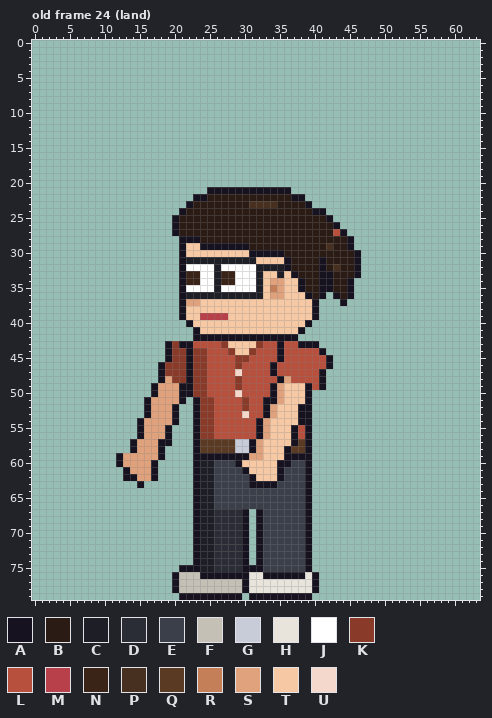
File history of a pixel-art file, sprites/clients/client_designer_b_left_anim.aseprite. Above, as it was before the edit.
64x80 pixels, 123 frames. Colours within 5 levels of each other are drawn and written as one. Shown: old frame 24 (land). The commit also changed other frames, which this record leaves out.
Visible layers, top first: "Arm Top", "Glasses", "Hair", "Face", "Watch", "Near Arm", "Collar", "Belt", "Shirt", "Body", "Back Arm", "Pants", "Shoes".
Palette (. is transparent): A #17121f  B #2a1c14  C #1e1e26  D #2a2d36  E #3a3f4a  F #c4c0b6  G #c8ccd8  H #e8e4dc  J #ffffff  K #8a3a28  L #b8503e  M #b8404a  N #3a2418  P #47301f  Q #5a3a22  R #c47e58  S #e0a27c  T #f6c9a4  U #f4d8cc
Pixels before, old frame 24 (land) (only the part around the change), first column x 3:
 9 ............................................................
10 ............................................................
11 ............................................................
12 ............................................................
13 ............................................................
14 ............................................................
15 ............................................................
16 ............................................................
17 ............................................................
18 ............................................................
19 ............................................................
20 ............................................................
21 ......................AAAAAAAAAAAA..........................
22 ....................AABBBBBBBBBBBBAA........................
23 ...................ABBBBBBBBPPPPBBBBA.......................
24 ..................ABBBBBBBBBBBBBBBBBBAA.....................
25 .................ABBBBBBBBBBBBBBBBBBBBBA....................
26 .................ABBBBBBBBBBBBBBBBBBBBBBA...................
27 .................ABBBBBBBBBBBBBBBBBBBBBBLA..................
28 ..................AAABBBBBBBBBBBBBBBBBBBBBA.................
29 ..................ATTAAAAAAABBBBBBBBBBBPBBA.................
30 ..................ATTTTTTTTTAAAAABBBBBBBBBBA................
31 ..................ACCCCCCCCCCTTTTABBBBABBBBA................
32 ..................AJJJJCJJJJJCCCCABBBBABPBBA................
33 ..................ANNJJCNNJJJCTTCTABBBAABBBA................
34 ..................ANNJJCNNJJJCTSSTTABBAABBA.................
35 ..................AJJJJCJJJJJCTRSTTABBAABBA.................
36 ..................ACCCCCCCCCCCTSSTTTABA.ABA.................
37 ..................ASSTTTTTTTTTTTTTTTTA...A..................
38 ..................ATTTTTTTTTTTTTTTTTTA......................
39 ..................ATTMMMMTTTTTTTTTTTTA......................
40 ...................ATTTTTTTTTTTTTTTTA.......................
41 ....................ATTTTTTTTTTTTTTA........................
42 ....................AAAAAAAAAAAAAAA.........................
43 ................AKAALLLLKTTTTKLLALLAAA......................
44 ................AKKAKKLLLKTTKLLLALLLLLA.....................
45 ................AKKAKKLLLLKKLLLLALLLLLLA....................
46 ...............AKKKAKKLLLLKLLLLALLLLLLLA....................
47 ...............AKKKAKKLLLLULLLLALLLLLLA.....................
48 ...............ASKKAKKLLLLKLLLLLASLLLLA.....................
49 ..............ASSSAAKKLLLLKLLLLASTTTALA.....................
50 ..............ASSSAAKKLLLLULLLLASTTTA.......................
51 .............ASSSSA.AKKLLLLKLLAASTTTA.......................
52 .............ASSSA..AKKLLLLKLLASTTTAA.......................
53 .............ASSSA..AKKLLLLULLASTTTAA.......................
54 ............ASSSSA..AKKLLLLLLASTTTTAA.......................
55 ............ASSSA...AKKLLLLLLASTTTALA.......................
56 ............ASSSA...AKKLLLLLLASTTTALA.......................
57 ...........ASSSAA...AQQQQQGGASTTTTAQA.......................
58 ...........ASSSA....AQQQQQGGASTTTAQQA.......................
59 .........ASSSSSA....AAAAAAAASSTTTAAAA.......................
60 .........ASSSSA.....ACCEEEATTTTTAAEEA.......................
61 ..........ASSSA.....ACCEEEEATTTTAEEEA.......................
62 ..........AASSA.....ACCEEEEEATTTAEEEA.......................
63 ............A.......ACCEEEEEAAAAEEEEA.......................
64 ....................ACCEEEEEEEEEEEEEA.......................
65 ....................ACCEEEEEEEEEEEEEA.......................
66 ....................ACCEEEEEEEEEEEEEA.......................
67 ....................ACCDDDDA.AEEEEEEA.......................
68 ....................ACCDDDDA.AEEEEEEA.......................
69 ....................ACCDDDDA.AEEEEEEA.......................
70 ....................ACCDDDDA.AEEEEEEA.......................
71 ....................ACCDDDDA.AEEEEEEA.......................
72 ....................ACCDDDDA.AEEEEEEA.......................
73 ....................ACCDDDDA.AEEEEEEA.......................
74 ....................ACCDDDDA.AEEEEEEA.......................
75 ..................AAACCDDDDAAAEEEEEEA.......................
76 .................AFFFAAAAAAAHHAAAAAAHA......................
And afterwards:
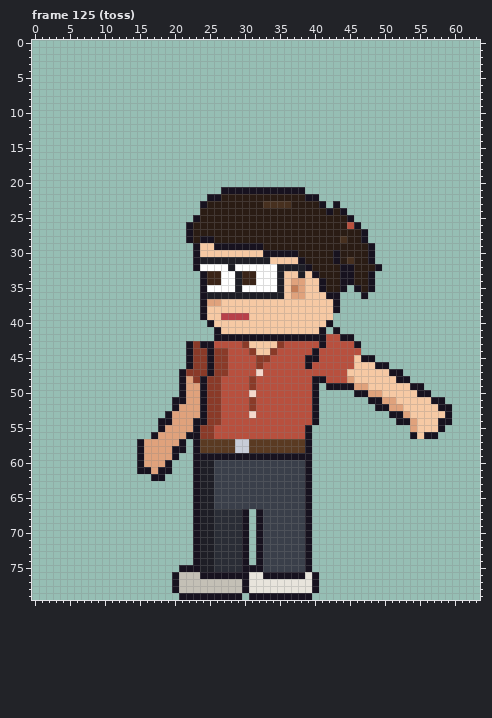
A new or re-ordered frame is compared with the old frame closest to it.
Diff:
frames 123 -> 129
Frame 125 (toss) is new; against old frame 24 (land):
y 21: x 25..26 AA -> ..; x 37..38 .. -> AA
y 22: x 23..26 AABB -> ..AA; x 37..40 AA.. -> BBAA
y 23: x 22..24 ABB -> ..A; x 31..32 PP -> BB; x 35..36 BB -> PP; x 39..41 A.. -> BBA; x 43 . -> A
y 24: x 21..23 ABB -> ...; x 40..44 AA... -> BBABA
y 25: x 20..23 ABBB -> ...A; x 42..45 A... -> BBBA
y 26: x 20..22 ABB -> ..A; x 43..46 A... -> BBLA
y 27: x 20..22 ABB -> ..A; x 43..47 LA... -> BBBBA
y 28: x 21 A -> .; x 23..25 ABB -> BAA; x 44..47 BA.. -> PBBA
y 29: x 21..25 ATTAA -> ..ATT; x 31..32 BB -> AA; x 42 P -> B; x 45..48 A... -> BBBA
y 30: x 21..23 ATT -> ..A; x 31..32 AA -> TT; x 36..37 BB -> AA; x 43 B -> A; x 46..48 A.. -> BBA
y 31: x 21..23 ACC -> ..A; x 32..33 TT -> CC; x 36..38 ABB -> TTA; x 41 A -> B; x 43 B -> A; x 45..48 BA.. -> PBBA
y 32: x 21..23 AJJ -> ..A; x 26 C -> J; x 28 J -> C; x 32..34 CCC -> JJJ; x 36..39 ABBB -> CCCA; x 41 A -> B; x 43..49 PBBA... -> BAABBBA
y 33: x 21..34 ANNJJCNNJJJCTT -> ...ANNJJCNNJJJ; x 37..42 ABBBAA -> TCTABB; x 44..48 BBA.. -> AABBA
y 34: x 21..35 ANNJJCNNJJJCTSS -> ...ANNJJCNNJJJC; x 37..40 TABB -> SSTT; x 42 A -> B; x 44 B -> A; x 46..48 ... -> BBA
y 35: x 21..24 AJJJ -> ...A; x 26 C -> J; x 29 J -> C; x 32..35 CTRS -> JJJC; x 37..40 TABB -> RSTT; x 42 A -> B; x 44..48 BA... -> A.ABA
y 36: x 21..24 ACCC -> ...A; x 33..35 TSS -> CCC; x 37..42 TTABA. -> SSTTTA; x 44..45 BA -> ..; x 47 . -> A
y 37: x 21..26 ASSTTT -> ...ASS; x 40..44 A...A -> TTTA.
y 38: x 21..24 ATTT -> ...A; x 40..43 A... -> TTTA
y 39: x 21..26 ATTMMM -> ...ATT; x 28..30 TTT -> MMM; x 40..42 A.. -> TTT
y 40: x 22..25 ATTT -> ...A; x 39..42 A... -> TTTA
y 41: x 23..26 ATTT -> ...A; x 38..41 A... -> TTTA; x 43 . -> A
y 42: x 23..25 AAA -> ...; x 38..45 ........ -> AAAALLAA
y 43: x 19..21 AKA -> ...; x 23..25 LLL -> KAA; x 27..30 KTTT -> LLLK; x 32..35 KLLA -> TTTK; x 38..46 AAA...... -> LLLALLLLA
y 44: x 19..21 AKK -> ...; x 25..30 LLLKTT -> AKKLLL; x 32..35 LLLA -> TTKL; x 40..46 LA..... -> ALLLLLL
y 45: x 19..21 AKK -> ...; x 25..27 LLL -> AKK; x 29..30 KK -> LL; x 32..33 LL -> KK; x 35 A -> L; x 39..40 LL -> AA; x 42..48 A...... -> LLLLTAA
y 46: x 18..21 AKKK -> ....; x 25..27 LLL -> AKK; x 29 K -> L; x 32 L -> K; x 34 A -> L; x 39 L -> A; x 42..50 A........ -> LLLLTTTAA
y 47: x 18..22 AKKKA -> ...AK; x 25..27 LLL -> AKK; x 29 U -> L; x 32 L -> U; x 34 A -> L; x 41..52 A........... -> LLLLTTTTTTAA
y 48: x 18..22 ASKKA -> ...AS; x 24..26 KLL -> AKK; x 29 K -> L; x 31 L -> K; x 35..36 AS -> LL; x 40 L -> A; x 42..53 ............ -> LLLSTTTTTTAA
y 49: x 17..20 ASSS -> ....; x 22..26 AKKLL -> SSAKK; x 29 K -> L; x 31 L -> K; x 34..55 ASTTTALA.............. -> LLLLLLA.AAAASSTTTTTTAA
y 50: x 17..20 ASSS -> ....; x 22..26 AKKLL -> SSAKK; x 29 U -> L; x 31 L -> U; x 34..40 ASTTTA. -> LLLLLLA; x 46..56 ........... -> AASSTTTTTAA
y 51: x 16..20 ASSSS -> ....A; x 22..24 .AK -> SSA; x 26 L -> K; x 30..31 KL -> LK; x 33..40 AASTTTA. -> LLLLLLLA; x 48..58 ........... -> AASSTTTTTAA
y 52: x 16..19 ASSS -> ....; x 21..24 ..AK -> SSSA; x 26 L -> K; x 30..31 KL -> LK; x 33..40 ASTTTAA. -> LLLLLLLA; x 49..59 ........... -> AASSTTTTTAA
y 53: x 16..24 ASSSA..AK -> ...ASSSSA; x 26 L -> K; x 30..31 UL -> LU; x 33..40 ASTTTAA. -> LLLLLLLA; x 51..59 ......... -> AASTTTTTA
y 54: x 15..22 ASSSSA.. -> ...AASSS; x 24 K -> A; x 26 L -> K; x 32..40 ASTTTTAA. -> LLLLLLLLA; x 52..59 ........ -> AASTTTAA
y 55: x 15..22 ASSSA... -> ...ASSSS; x 32..37 ASTTTA -> LLLLLL; x 54..58 ..... -> STTTA
y 56: x 15..17 ASS -> ..A; x 19..22 A... -> SSSA; x 32..37 ASTTTA -> LLLLLL; x 54..57 .... -> ATAA
y 57: x 14..15 AS -> .A; x 18..21 AA.. -> SSSA; x 31..37 ASTTTTA -> QQQQQQQ
y 58: x 14..15 AS -> .A; x 18..21 A... -> SSAA; x 31..36 ASTTTA -> QQQQQQ
y 59: x 12..15 ASSS -> ...A; x 18..20 A.. -> SSA; x 31..35 SSTTT -> AAAAA
y 60: x 12..15 ASSS -> ...A; x 17..19 A.. -> SSA; x 29..36 ATTTTTAA -> EEEEEEEE
y 61: x 13..19 ASSSA.. -> ..AASAA; x 30..35 ATTTTA -> EEEEEE
y 62: x 13..16 AASS -> ....; x 18 . -> A; x 31..35 ATTTA -> EEEEE
y 63: x 15 A -> .; x 31..34 AAAA -> EEEE
